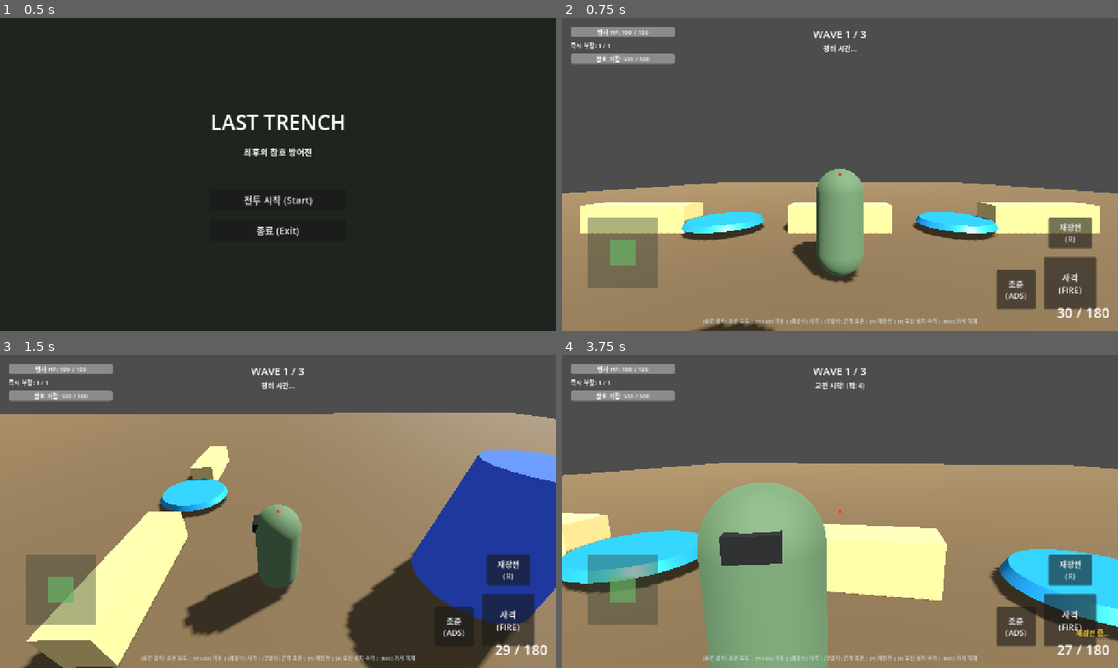
Above: before the commit, frames 1-4 (two rows, left to right).
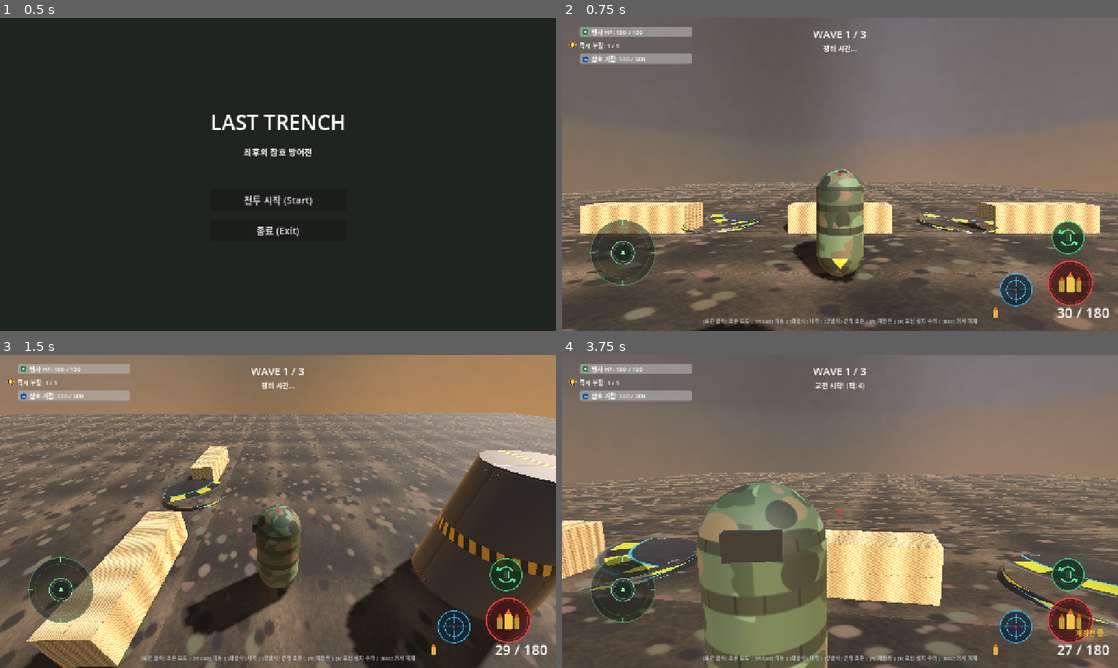
Above: after the commit, the same moments.

Repository: honglabai/last-trench
Game: Godot game, scene res://scenes/app/main_menu.tscn
Same seed, same stepped clock (60 frames per second), same inputs: the game is played once before the commit and once after it.
Inputs (mouse positions are in pixels of both pictures, inside the frame that each line leads up to; where the layout moved, square brackets give the same spot in the first picture):
- Up to frame 1 (0.5 s): no input
- Up to frame 2 (0.75 s): click "전투 시작 (Start)" at 0.5 s
- Up to frame 3 (1.5 s): click (505, 621) at 1.25 s
- Up to frame 4 (3.75 s): click (1017, 627) at 2 s; click (1067, 574) [1067, 570] at 2.75 s; tap Enter at 3.5 s; move the mouse to (867, 511) at 3.52 s; hold W (move_forward) from 3.53 s (still down); hold Right mouse button (aim) from 3.53 s (still down)

Frame 1 is identical in both runs. In frame 2, 84% of the frame differs, in the area x 0-100%, y 0-100%; in frame 3, 81%; in frame 4, 89%.

Commit message:
feat: apply textures, skybox, styled buttons, and HUD graphics with mobile optimization

Diff:
--- a/scenes/actors/enemy_drone.tscn
+++ b/scenes/actors/enemy_drone.tscn
@@ -2,6 +2,7 @@
 
 [ext_resource type="Script" path="res://scripts/ai/drone_ai.gd" id="1_drone"]
 [ext_resource type="Script" path="res://scripts/combat/damageable_component.gd" id="2_dmg"]
+[ext_resource type="Texture2D" uid="uid://cin0e41hkb4fi" path="res://assets/textures/tex_enemy_drone.png" id="3_drone_tex"]
 
 [sub_resource type="SphereShape3D" id="SphereShape3D_drone"]
 radius = 0.65
@@ -10,9 +11,11 @@
 size = Vector3(0.5, 0.2, 0.5)
 
 [sub_resource type="StandardMaterial3D" id="StandardMaterial3D_hull"]
-albedo_color = Color(0.2, 0.22, 0.26, 1)
+albedo_color = Color(1, 1, 1, 1)
+albedo_texture = ExtResource("3_drone_tex")
 metallic = 0.8
 roughness = 0.3
+texture_filter = 5
 
 [sub_resource type="BoxMesh" id="BoxMesh_arm"]
 size = Vector3(1.3, 0.06, 0.1)
--- a/scenes/actors/enemy_infantry.tscn
+++ b/scenes/actors/enemy_infantry.tscn
@@ -2,6 +2,7 @@
 
 [ext_resource type="Script" path="res://scripts/ai/infantry_ai.gd" id="1_ai"]
 [ext_resource type="Script" path="res://scripts/combat/damageable_component.gd" id="2_dmg"]
+[ext_resource type="Texture2D" uid="uid://chdcjluboo1d2" path="res://assets/textures/tex_enemy_infantry.png" id="3_enemy_tex"]
 
 [sub_resource type="CapsuleShape3D" id="CapsuleShape3D_infantry"]
 radius = 0.4
@@ -12,8 +13,10 @@
 height = 1.8
 
 [sub_resource type="StandardMaterial3D" id="StandardMaterial3D_enemy"]
-albedo_color = Color(0.55, 0.22, 0.18, 1)
-roughness = 0.75
+albedo_color = Color(1, 1, 1, 1)
+albedo_texture = ExtResource("3_enemy_tex")
+roughness = 0.65
+texture_filter = 5
 
 [sub_resource type="BoxMesh" id="BoxMesh_gun"]
 size = Vector3(0.12, 0.15, 0.7)
--- a/scenes/actors/player.tscn
+++ b/scenes/actors/player.tscn
@@ -3,6 +3,7 @@
 [ext_resource type="Script" path="res://scripts/combat/player_controller.gd" id="1_player"]
 [ext_resource type="Script" path="res://scripts/combat/third_person_camera.gd" id="2_cam"]
 [ext_resource type="Script" path="res://scripts/combat/weapon_component.gd" id="3_wep"]
+[ext_resource type="Texture2D" uid="uid://ditggg0afcd2s" path="res://assets/textures/tex_soldier_camo.png" id="4_camo"]
 
 [sub_resource type="CapsuleShape3D" id="CapsuleShape3D_player"]
 radius = 0.4
@@ -13,8 +14,10 @@
 height = 1.8
 
 [sub_resource type="StandardMaterial3D" id="StandardMaterial3D_soldier"]
-albedo_color = Color(0.28, 0.35, 0.25, 1)
-roughness = 0.8
+albedo_color = Color(1, 1, 1, 1)
+albedo_texture = ExtResource("4_camo")
+roughness = 0.7
+texture_filter = 5
 
 [sub_resource type="BoxMesh" id="BoxMesh_visor"]
 size = Vector3(0.3, 0.15, 0.2)
--- a/scenes/app/game_root.tscn
+++ b/scenes/app/game_root.tscn
@@ -7,11 +7,25 @@
 [ext_resource type="Script" path="res://scripts/autoload/game_session.gd" id="5_session"]
 [ext_resource type="PackedScene" path="res://scenes/ui/touch_controls.tscn" id="6_touch"]
 [ext_resource type="PackedScene" path="res://scenes/ui/battle_hud.tscn" id="7_hud"]
+[ext_resource type="Texture2D" uid="uid://bkw8ny6o4eera" path="res://assets/environment/sky_battlefield_panorama.png" id="8_sky"]
+
+[sub_resource type="PanoramaSkyMaterial" id="PanoramaSkyMaterial_battlefield"]
+panorama = ExtResource("8_sky")
+
+[sub_resource type="Sky" id="Sky_battlefield"]
+sky_material = SubResource("PanoramaSkyMaterial_battlefield")
 
 [sub_resource type="Environment" id="Environment_sky"]
-ambient_light_source = 2
-ambient_light_color = Color(0.6, 0.65, 0.7, 1)
+background_mode = 2
+sky = SubResource("Sky_battlefield")
+ambient_light_source = 3
+ambient_light_color = Color(0.65, 0.68, 0.72, 1)
+ambient_light_sky_contribution = 0.6
 tonemap_mode = 2
+fog_enabled = true
+fog_light_color = Color(0.42, 0.38, 0.34, 1)
+fog_density = 0.008
+fog_sky_affect = 0.3
 
 [node name="GameRoot" type="Node3D"]
 script = ExtResource("1_root")
--- a/scenes/defenses/defense_slot.tscn
+++ b/scenes/defenses/defense_slot.tscn
@@ -1,6 +1,7 @@
 [gd_scene load_steps=5 format=3 uid="uid://b5m8vyc1k2r8q"]
 
 [ext_resource type="Script" path="res://scripts/defense/defense_slot.gd" id="1_slot"]
+[ext_resource type="Texture2D" uid="uid://bdvf4sr2h6tls" path="res://assets/textures/tex_defense_slot.png" id="2_slot_tex"]
 
 [sub_resource type="CylinderMesh" id="CylinderMesh_marker"]
 top_radius = 1.0
@@ -8,9 +9,12 @@
 height = 0.15
 
 [sub_resource type="StandardMaterial3D" id="StandardMaterial3D_marker"]
-albedo_color = Color(0.2, 0.6, 0.8, 0.7)
+transparency = 1
+albedo_color = Color(1, 1, 1, 0.9)
+albedo_texture = ExtResource("2_slot_tex")
 metallic = 0.5
 roughness = 0.4
+texture_filter = 5
 
 [sub_resource type="CylinderShape3D" id="CylinderShape3D_area"]
 height = 2.0
--- a/scenes/defenses/mg_turret.tscn
+++ b/scenes/defenses/mg_turret.tscn
@@ -1,6 +1,7 @@
 [gd_scene load_steps=9 format=3 uid="uid://dmgturret1k984p"]
 
 [ext_resource type="Script" path="res://scripts/defense/turret_controller.gd" id="1_turret"]
+[ext_resource type="Texture2D" uid="uid://bj8o407844byq" path="res://assets/textures/tex_mg_turret.png" id="2_turret_tex"]
 
 [sub_resource type="CylinderShape3D" id="CylinderShape3D_turret"]
 height = 1.2
@@ -12,16 +13,21 @@
 height = 0.4
 
 [sub_resource type="StandardMaterial3D" id="StandardMaterial3D_metal"]
-albedo_color = Color(0.22, 0.25, 0.25, 1)
+albedo_color = Color(1, 1, 1, 1)
+albedo_texture = ExtResource("2_turret_tex")
 metallic = 0.8
 roughness = 0.3
+texture_filter = 5
 
 [sub_resource type="BoxMesh" id="BoxMesh_swivel"]
 size = Vector3(0.5, 0.35, 0.6)
 
 [sub_resource type="StandardMaterial3D" id="StandardMaterial3D_olive"]
-albedo_color = Color(0.22, 0.35, 0.26, 1)
-roughness = 0.6
+albedo_color = Color(1, 1, 1, 1)
+albedo_texture = ExtResource("2_turret_tex")
+metallic = 0.5
+roughness = 0.5
+texture_filter = 5
 
 [sub_resource type="CylinderMesh" id="CylinderMesh_barrel"]
 top_radius = 0.04
--- a/scenes/maps/trench_map.tscn
+++ b/scenes/maps/trench_map.tscn
@@ -4,13 +4,19 @@
 [ext_resource type="Script" path="res://scripts/combat/base_objective.gd" id="2_base"]
 [ext_resource type="PackedScene" path="res://scenes/defenses/defense_slot.tscn" id="3_slot"]
 [ext_resource type="Script" path="res://scripts/defense/destructible_cover.gd" id="4_cover"]
+[ext_resource type="Texture2D" uid="uid://p5nilnrc4ets" path="res://assets/textures/tex_trench_ground.png" id="5_dirt"]
+[ext_resource type="Texture2D" uid="uid://cr46vc8sgyaql" path="res://assets/textures/tex_sandbag.png" id="6_sandbag"]
+[ext_resource type="Texture2D" uid="uid://jrpij0qkeb87" path="res://assets/textures/tex_base_bunker.png" id="7_bunker"]
 
 [sub_resource type="BoxMesh" id="BoxMesh_front_ground"]
 size = Vector3(50, 1, 40)
 
 [sub_resource type="StandardMaterial3D" id="StandardMaterial3D_dirt"]
-albedo_color = Color(0.32, 0.26, 0.18, 1)
-roughness = 0.9
+albedo_color = Color(0.9, 0.9, 0.9, 1)
+albedo_texture = ExtResource("5_dirt")
+roughness = 0.85
+uv1_scale = Vector3(10, 8, 1)
+texture_filter = 5
 
 [sub_resource type="BoxShape3D" id="BoxShape3D_front_ground"]
 size = Vector3(50, 1, 40)
@@ -19,8 +25,11 @@
 size = Vector3(20, 1, 5)
 
 [sub_resource type="StandardMaterial3D" id="StandardMaterial3D_mud"]
-albedo_color = Color(0.22, 0.18, 0.14, 1)
+albedo_color = Color(0.65, 0.6, 0.55, 1)
+albedo_texture = ExtResource("5_dirt")
 roughness = 0.95
+uv1_scale = Vector3(5, 2, 1)
+texture_filter = 5
 
 [sub_resource type="BoxShape3D" id="BoxShape3D_trench_floor"]
 size = Vector3(20, 1, 5)
@@ -29,7 +38,11 @@
 size = Vector3(3, 0.8, 0.8)
 
 [sub_resource type="StandardMaterial3D" id="StandardMaterial3D_sandbag"]
-albedo_color = Color(0.65, 0.55, 0.35, 1)
+albedo_color = Color(1, 1, 1, 1)
+albedo_texture = ExtResource("6_sandbag")
+roughness = 0.75
+uv1_scale = Vector3(2, 1, 1)
+texture_filter = 5
 
 [sub_resource type="BoxShape3D" id="BoxShape3D_sandbag"]
 size = Vector3(3, 0.8, 0.8)
@@ -40,7 +53,12 @@
 height = 2.5
 
 [sub_resource type="StandardMaterial3D" id="StandardMaterial3D_base"]
-albedo_color = Color(0.2, 0.3, 0.7, 1)
+albedo_color = Color(1, 1, 1, 1)
+albedo_texture = ExtResource("7_bunker")
+metallic = 0.5
+roughness = 0.4
+uv1_scale = Vector3(2, 2, 1)
+texture_filter = 5
 
 [sub_resource type="CylinderShape3D" id="CylinderShape3D_base"]
 height = 2.5
--- a/scenes/ui/battle_hud.tscn
+++ b/scenes/ui/battle_hud.tscn
@@ -1,16 +1,23 @@
-[gd_scene load_steps=2 format=3 uid="uid://cbattlehud92x"]
+[gd_scene load_steps=9 format=3 uid="uid://cbattlehud92x"]
 
 [ext_resource type="Script" path="res://scripts/ui/battle_hud.gd" id="1_hud"]
+[ext_resource type="Texture2D" uid="uid://bt6mojb2081aw" path="res://assets/ui/icon_hp_soldier.png" id="2_soldier_hp"]
+[ext_resource type="Texture2D" uid="uid://cmgxkewfsgmmg" path="res://assets/ui/icon_hp_base.png" id="3_base_hp"]
+[ext_resource type="Texture2D" uid="uid://7xbpdcb6mrtv" path="res://assets/ui/icon_revive.png" id="4_revive"]
+[ext_resource type="Texture2D" uid="uid://dbf2x6rvsi7u5" path="res://assets/ui/icon_ammo.png" id="5_ammo"]
+[ext_resource type="Texture2D" uid="uid://bswmry17vxbd0" path="res://assets/ui/ui_crosshair.png" id="6_crosshair"]
+[ext_resource type="Texture2D" uid="uid://csb5ysd10xllk" path="res://assets/ui/banner_victory.png" id="7_vic_banner"]
+[ext_resource type="Texture2D" uid="uid://bs5h2fnmv2ijj" path="res://assets/ui/banner_defeat.png" id="8_def_banner"]
 
 [node name="BattleHUD" type="CanvasLayer"]
 layer = 10
 script = ExtResource("1_hud")
 
 [node name="TopLeft" type="MarginContainer" parent="."]
-offset_left = 20.0
+offset_left = 40.0
 offset_top = 20.0
-offset_right = 260.0
-offset_bottom = 140.0
+offset_right = 300.0
+offset_bottom = 150.0
 
 [node name="VBox" type="VBoxContainer" parent="TopLeft"]
 layout_mode = 2
@@ -22,16 +29,27 @@
 value = 100.0
 show_percentage = false
 
+[node name="Icon" type="TextureRect" parent="TopLeft/VBox/PlayerHPBar"]
+layout_mode = 0
+offset_left = 4.0
+offset_top = 2.0
+offset_right = 24.0
+offset_bottom = 22.0
+mouse_filter = 2
+texture = ExtResource("2_soldier_hp")
+expand_mode = 1
+stretch_mode = 5
+
 [node name="Label" type="Label" parent="TopLeft/VBox/PlayerHPBar"]
 layout_mode = 1
 anchors_preset = 15
 anchor_right = 1.0
 anchor_bottom = 1.0
+offset_left = 28.0
 grow_horizontal = 2
 grow_vertical = 2
 theme_override_font_sizes/font_size = 14
 text = "병사 HP: 100 / 100"
-horizontal_alignment = 1
 vertical_alignment = 1
 
 [node name="RevivesLabel" type="Label" parent="TopLeft/VBox"]
@@ -39,22 +57,44 @@
 theme_override_font_sizes/font_size = 14
 text = "즉시 부활: 1 / 1"
 
+[node name="Icon" type="TextureRect" parent="TopLeft/VBox/RevivesLabel"]
+layout_mode = 0
+offset_left = -26.0
+offset_top = -1.0
+offset_right = -6.0
+offset_bottom = 19.0
+mouse_filter = 2
+texture = ExtResource("4_revive")
+expand_mode = 1
+stretch_mode = 5
+
 [node name="BaseHPBar" type="ProgressBar" parent="TopLeft/VBox"]
 custom_minimum_size = Vector2(240, 24)
 layout_mode = 2
 value = 100.0
 show_percentage = false
 
+[node name="Icon" type="TextureRect" parent="TopLeft/VBox/BaseHPBar"]
+layout_mode = 0
+offset_left = 4.0
+offset_top = 2.0
+offset_right = 24.0
+offset_bottom = 22.0
+mouse_filter = 2
+texture = ExtResource("3_base_hp")
+expand_mode = 1
+stretch_mode = 5
+
 [node name="Label" type="Label" parent="TopLeft/VBox/BaseHPBar"]
 layout_mode = 1
 anchors_preset = 15
 anchor_right = 1.0
 anchor_bottom = 1.0
+offset_left = 28.0
 grow_horizontal = 2
 grow_vertical = 2
 theme_override_font_sizes/font_size = 14
 text = "참호 거점: 500 / 500"
-horizontal_alignment = 1
 vertical_alignment = 1
 
 [node name="TopCenter" type="MarginContainer" parent="."]
@@ -113,6 +153,21 @@
 text = "30 / 120"
 horizontal_alignment = 2
 
+[node name="Icon" type="TextureRect" parent="BottomRight/VBox/AmmoLabel"]
+layout_mode = 1
+anchors_preset = 4
+anchor_top = 0.5
+anchor_bottom = 0.5
+offset_left = -38.0
+offset_top = -16.0
+offset_right = -6.0
+offset_bottom = 16.0
+grow_vertical = 2
+mouse_filter = 2
+texture = ExtResource("5_ammo")
+expand_mode = 1
+stretch_mode = 5
+
 [node name="BottomCenter" type="MarginContainer" parent="."]
 anchors_preset = 7
 anchor_left = 0.5
@@ -157,37 +212,23 @@
 grow_vertical = 2
 mouse_filter = 2
 
-[node name="TopLine" type="ColorRect" parent="Center/Crosshair/Ring"]
-layout_mode = 0
-offset_left = -1.0
-offset_top = -14.0
-offset_right = 1.0
-offset_bottom = -4.0
-mouse_filter = 2
-
-[node name="BottomLine" type="ColorRect" parent="Center/Crosshair/Ring"]
-layout_mode = 0
-offset_left = -1.0
-offset_top = 4.0
-offset_right = 1.0
-offset_bottom = 14.0
-mouse_filter = 2
-
-[node name="LeftLine" type="ColorRect" parent="Center/Crosshair/Ring"]
-layout_mode = 0
-offset_left = -14.0
-offset_top = -1.0
-offset_right = -4.0
-offset_bottom = 1.0
-mouse_filter = 2
-
-[node name="RightLine" type="ColorRect" parent="Center/Crosshair/Ring"]
-layout_mode = 0
-offset_left = 4.0
-offset_top = -1.0
-offset_right = 14.0
-offset_bottom = 1.0
-mouse_filter = 2
+[node name="ReticleTexture" type="TextureRect" parent="Center/Crosshair/Ring"]
+layout_mode = 1
+anchors_preset = 8
+anchor_left = 0.5
+anchor_top = 0.5
+anchor_right = 0.5
+anchor_bottom = 0.5
+offset_left = -24.0
+offset_top = -24.0
+offset_right = 24.0
+offset_bottom = 24.0
+grow_horizontal = 2
+grow_vertical = 2
+mouse_filter = 2
+texture = ExtResource("6_crosshair")
+expand_mode = 1
+stretch_mode = 5
 
 [node name="Dot" type="ColorRect" parent="Center/Crosshair"]
 layout_mode = 1
@@ -222,9 +263,9 @@
 anchor_right = 0.5
 anchor_bottom = 0.5
 offset_left = -220.0
-offset_top = -150.0
+offset_top = -180.0
 offset_right = 220.0
-offset_bottom = 150.0
+offset_bottom = 180.0
 grow_horizontal = 2
 grow_vertical = 2
 
@@ -234,24 +275,32 @@
 anchor_right = 1.0
 anchor_bottom = 1.0
 offset_left = 20.0
-offset_top = 20.0
+offset_top = 16.0
 offset_right = -20.0
-offset_bottom = -20.0
-grow_horizontal = 2
-grow_vertical = 2
-theme_override_constants/separation = 16
+offset_bottom = -16.0
+grow_horizontal = 2
+grow_vertical = 2
+theme_override_constants/separation = 12
 alignment = 1
 
+[node name="Banner" type="TextureRect" parent="Overlay/VictoryPanel/VBox"]
+custom_minimum_size = Vector2(360, 56)
+layout_mode = 2
+mouse_filter = 2
+texture = ExtResource("7_vic_banner")
+expand_mode = 1
+stretch_mode = 5
+
 [node name="Title" type="Label" parent="Overlay/VictoryPanel/VBox"]
 layout_mode = 2
 theme_override_colors/font_color = Color(0.3, 1, 0.4, 1)
-theme_override_font_sizes/font_size = 28
+theme_override_font_sizes/font_size = 26
 text = "작전 성공 (VICTORY)"
 horizontal_alignment = 1
 
 [node name="Desc" type="Label" parent="Overlay/VictoryPanel/VBox"]
 layout_mode = 2
-theme_override_font_sizes/font_size = 18
+theme_override_font_sizes/font_size = 16
 text = "최후의 참호를 사수했습니다!
 (3웨이브 완주 성공)"
 horizontal_alignment = 1
@@ -274,9 +323,9 @@
 anchor_right = 0.5
 anchor_bottom = 0.5
 offset_left = -220.0
-offset_top = -150.0
+offset_top = -180.0
 offset_right = 220.0
-offset_bottom = 150.0
+offset_bottom = 180.0
 grow_horizontal = 2
 grow_vertical = 2
 
@@ -286,24 +335,32 @@
 anchor_right = 1.0
 anchor_bottom = 1.0
 offset_left = 20.0
-offset_top = 20.0
+offset_top = 16.0
 offset_right = -20.0
-offset_bottom = -20.0
-grow_horizontal = 2
-grow_vertical = 2
-theme_override_constants/separation = 16
+offset_bottom = -16.0
+grow_horizontal = 2
+grow_vertical = 2
+theme_override_constants/separation = 12
 alignment = 1
 
+[node name="Banner" type="TextureRect" parent="Overlay/DefeatPanel/VBox"]
+custom_minimum_size = Vector2(360, 56)
+layout_mode = 2
+mouse_filter = 2
+texture = ExtResource("8_def_banner")
+expand_mode = 1
+stretch_mode = 5
+
 [node name="Title" type="Label" parent="Overlay/DefeatPanel/VBox"]
 layout_mode = 2
 theme_override_colors/font_color = Color(1, 0.3, 0.3, 1)
-theme_override_font_sizes/font_size = 28
+theme_override_font_sizes/font_size = 26
 text = "작전 실패 (DEFEAT)"
 horizontal_alignment = 1
 
 [node name="ReasonLabel" type="Label" parent="Overlay/DefeatPanel/VBox"]
 layout_mode = 2
-theme_override_font_sizes/font_size = 18
+theme_override_font_sizes/font_size = 16
 text = "참호 방어선이 함락되었습니다."
 horizontal_alignment = 1
 
--- a/scenes/ui/touch_controls.tscn
+++ b/scenes/ui/touch_controls.tscn
@@ -1,6 +1,12 @@
-[gd_scene load_steps=2 format=3 uid="uid://ctouchcontrols91x"]
+[gd_scene load_steps=8 format=3 uid="uid://ctouchcontrols91x"]
 
 [ext_resource type="Script" path="res://scripts/ui/touch_controls.gd" id="1_touch"]
+[ext_resource type="Texture2D" uid="uid://b3o583cbjrku6" path="res://assets/ui/ui_joystick_base.png" id="2_jbase"]
+[ext_resource type="Texture2D" uid="uid://c0hceg6eohq8j" path="res://assets/ui/ui_joystick_knob.png" id="3_jknob"]
+[ext_resource type="Texture2D" uid="uid://d30oinbc2n8co" path="res://assets/ui/btn_fire.png" id="4_fire"]
+[ext_resource type="Texture2D" uid="uid://cr435vunmcy4x" path="res://assets/ui/btn_aim.png" id="5_aim"]
+[ext_resource type="Texture2D" uid="uid://6c0nunhn6akn" path="res://assets/ui/btn_reload.png" id="6_reload"]
+[ext_resource type="Texture2D" uid="uid://bqxpkhxebff42" path="res://assets/ui/btn_interact.png" id="7_interact"]
 
 [node name="TouchControls" type="CanvasLayer"]
 layer = 5
@@ -14,23 +20,27 @@
 grow_vertical = 2
 mouse_filter = 1
 
-[node name="JoystickBase" type="ColorRect" parent="LeftZone"]
+[node name="JoystickBase" type="TextureRect" parent="LeftZone"]
 layout_mode = 0
 offset_left = 60.0
 offset_top = 460.0
 offset_right = 220.0
 offset_bottom = 620.0
 mouse_filter = 2
-color = Color(0.2, 0.25, 0.2, 0.4)
+texture = ExtResource("2_jbase")
+expand_mode = 1
+stretch_mode = 5
 
-[node name="Knob" type="ColorRect" parent="LeftZone/JoystickBase"]
+[node name="Knob" type="TextureRect" parent="LeftZone/JoystickBase"]
 layout_mode = 0
 offset_left = 50.0
 offset_top = 50.0
 offset_right = 110.0
 offset_bottom = 110.0
 mouse_filter = 2
-color = Color(0.4, 0.7, 0.4, 0.7)
+texture = ExtResource("3_jknob")
+expand_mode = 1
+stretch_mode = 5
 
 [node name="RightZone" type="Control" parent="."]
 layout_mode = 3
@@ -65,9 +75,9 @@
 offset_bottom = -50.0
 grow_horizontal = 0
 grow_vertical = 0
-theme_override_font_sizes/font_size = 20
-text = "사격
-(FIRE)"
+flat = true
+icon = ExtResource("4_fire")
+expand_icon = true
 
 [node name="AimButton" type="Button" parent="RightZone/ActionButtons"]
 layout_mode = 1
@@ -82,9 +92,9 @@
 offset_bottom = -50.0
 grow_horizontal = 0
 grow_vertical = 0
-theme_override_font_sizes/font_size = 18
-text = "조준
-(ADS)"
+flat = true
+icon = ExtResource("5_aim")
+expand_icon = true
 
 [node name="ReloadButton" type="Button" parent="RightZone/ActionButtons"]
 layout_mode = 1
@@ -95,13 +105,13 @@
 anchor_bottom = 1.0
 offset_left = -160.0
 offset_top = -260.0
-offset_right = -60.0
-offset_bottom = -190.0
+offset_right = -70.0
+offset_bottom = -170.0
 grow_horizontal = 0
 grow_vertical = 0
-theme_override_font_sizes/font_size = 18
-text = "재장전
-(R)"
+flat = true
+icon = ExtResource("6_reload")
+expand_icon = true
 
 [node name="InteractButton" type="Button" parent="RightZone/ActionButtons"]
 layout_mode = 1
@@ -110,11 +120,15 @@
 anchor_top = 1.0
 anchor_right = 1.0
 anchor_bottom = 1.0
-offset_left = -300.0
-offset_top = -240.0
+offset_left = -290.0
+offset_top = -250.0
 offset_right = -180.0
-offset_bottom = -170.0
+offset_bottom = -160.0
 grow_horizontal = 0
 grow_vertical = 0
-theme_override_font_sizes/font_size = 16
+theme_override_font_sizes/font_size = 14
 text = "설치/수리"
+icon = ExtResource("7_interact")
+flat = true
+expand_icon = true
+vertical_icon_alignment = 0
Binary file added: assets/environment/sky_battlefield_panorama.png
Not shown, added: assets/environment/sky_battlefield_panorama.png.import
Binary file added: assets/textures/tex_base_bunker.png
Not shown, added: assets/textures/tex_base_bunker.png.import
Binary file added: assets/textures/tex_defense_slot.png
Not shown, added: assets/textures/tex_defense_slot.png.import
Binary file added: assets/textures/tex_enemy_drone.png
Not shown, added: assets/textures/tex_enemy_drone.png.import
Binary file added: assets/textures/tex_enemy_infantry.png
Not shown, added: assets/textures/tex_enemy_infantry.png.import
Binary file added: assets/textures/tex_mg_turret.png
Not shown, added: assets/textures/tex_mg_turret.png.import
(and 36 more such lines)
